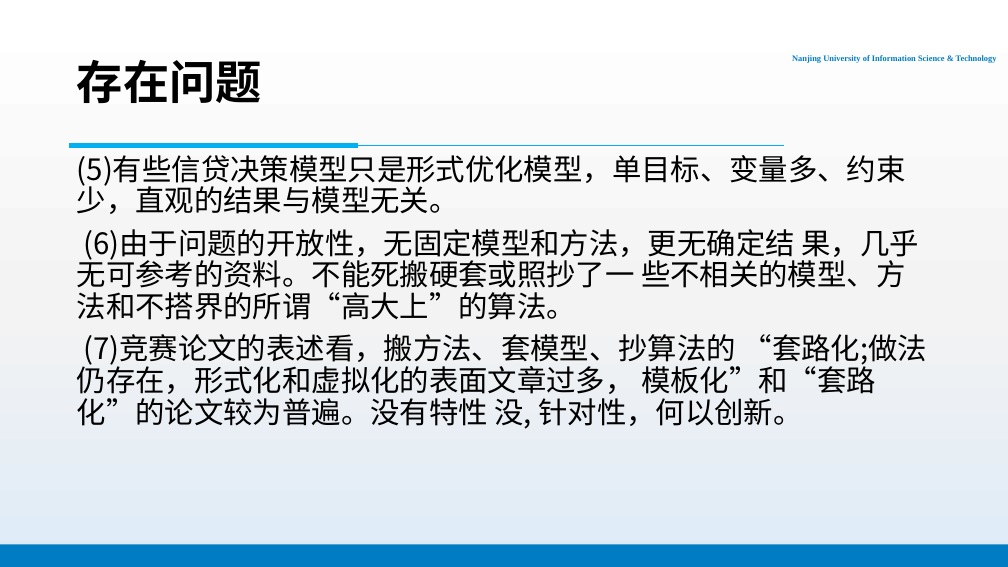
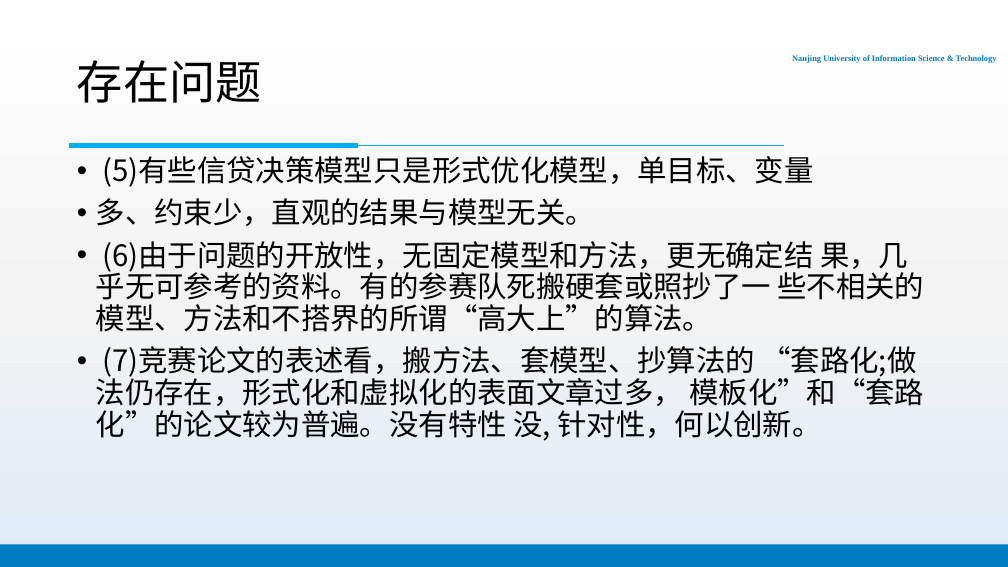
Before and after one commit to PhantomGMC/Week16-Math_model, a slide deck: slide 9 of 数模16周报告.pptx (slide 10 before the commit). Drawn at 1008x567 pixels with LibreOffice and Linux fonts; fonts in the diff are those of the drawing; background and template pictures are left out. Boxes give left, top, right and bottom in pixels: in the first picture for what was removed or moved away, otherwise in the second. Text is boxed around its words. In the diff, an @@ line names an element or a change of style, - is before the commit and + after.

```diff
--- a/数模16周报告.pptx
+++ b/数模16周报告.pptx
@@ title "存在问题" at (77,60,262,103): bold off @@
@@ text at (96,156,925,332): text changed @@
-(5)有些信贷决策模型只是形式优化模型，单目标、变量多、约束少，直观的结果与模型无关。
-(6)由于问题的开放性，无固定模型和方法，更无确定结 果，几乎无可参考的资料。不能死搬硬套或照抄了一 些不相关的模型、方法和不搭界的所谓“高大上”的算法。
+• (5)有些信贷决策模型只是形式优化模型，单目标、变量
+• 多、约束少，直观的结果与模型无关。
+• (6)由于问题的开放性，无固定模型和方法，更无确定结 果，几乎无可参考的资料。有的参赛队死搬硬套或照抄了一 些不相关的模型、方法和不搭界的所谓“高大上”的算法。
@@ text at (96,346,924,441): bullet none to • @@
```
Also in this commit, not shown: 6 other slides changed, 4 slides removed.
